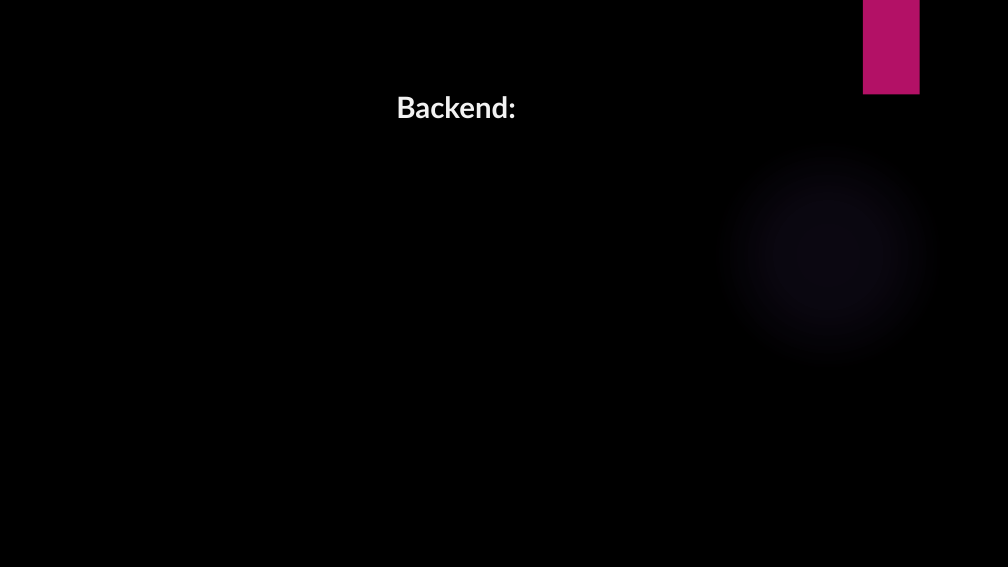
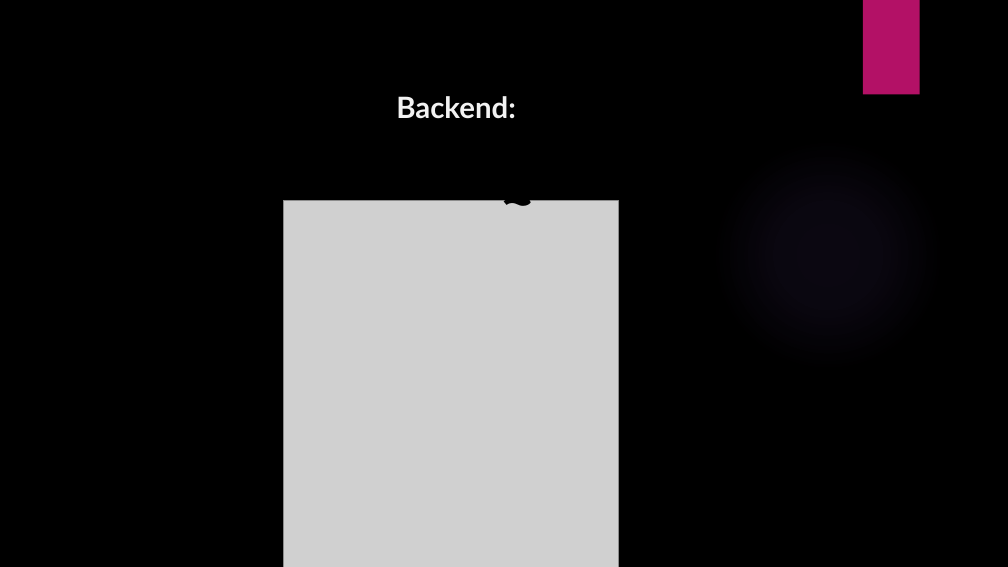
Before and after one commit to basudev786/Homebase, a slide deck: slide 8 of New Microsoft PowerPoint Presentation.pptx. Drawn at 1008x567 pixels with LibreOffice and Linux fonts; fonts in the diff are those of the drawing; grey boxes stand for pictures; background and template pictures are left out. Boxes give left, top, right and bottom in pixels: in the first picture for what was removed or moved away, otherwise in the second. Text is boxed around its words. In the diff, an @@ line names an element or a change of style, - is before the commit and + after.

```diff
--- a/New Microsoft PowerPoint Presentation.pptx
+++ b/New Microsoft PowerPoint Presentation.pptx
@@ picture added at (283, 200, 618, 567) @@
@@ text added at (384, 200, 557, 213), 48 pt, text #000000, bold @@
+MY SQL
```
Also in this commit, not shown: 2 other slides changed, 2 slides added, 2 slides removed.
